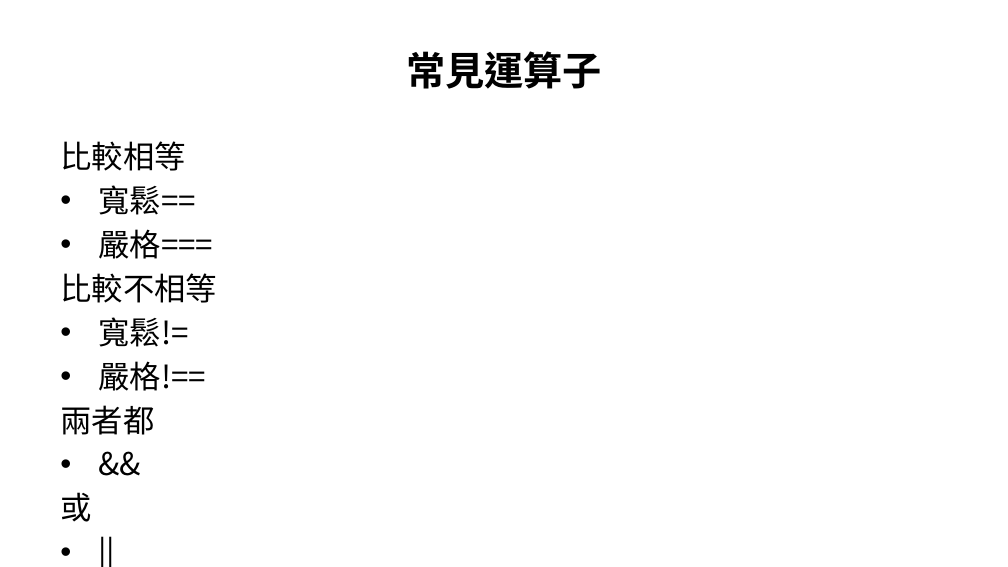
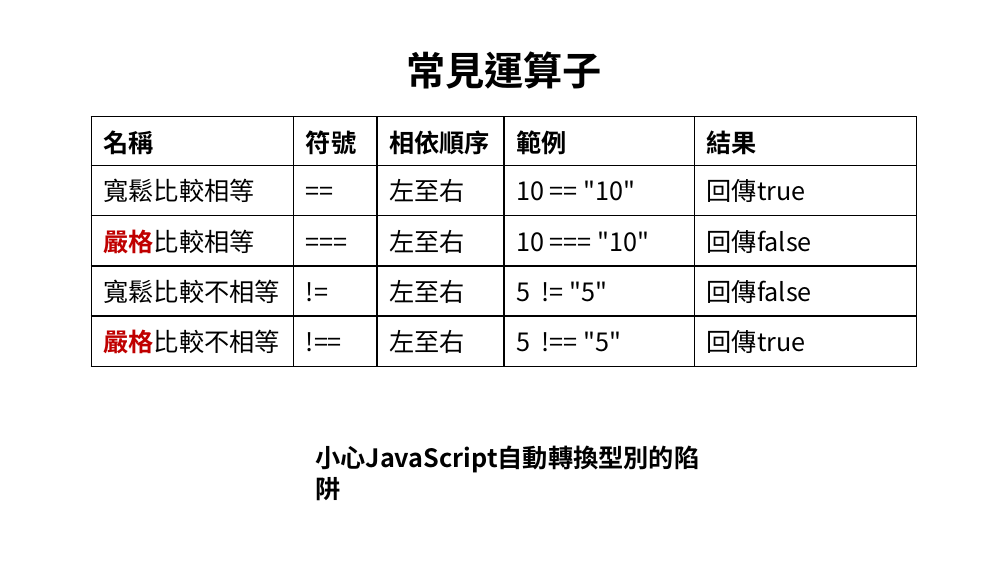
Before and after one commit to allen8101070/JavaScript-PPT, a slide deck: slide 34 of javaScript.pptx (slide 36 before the commit). Drawn at 1008x567 pixels with LibreOffice and Linux fonts; fonts in the diff are those of the drawing. Boxes give left, top, right and bottom in pixels: in the first picture for what was removed or moved away, otherwise in the second. Text is boxed around its words. In the diff, an @@ line names an element or a change of style, - is before the commit and + after.

Commit message:
運算子大綱完成

```diff
--- a/javaScript.pptx
+++ b/javaScript.pptx
@@ table added at <box>92,117,917,360</box>, 5 rows, 5 columns @@
+名稱 | 符號 | 相依順序 | 範例 | 結果
+寬鬆比較相等 | == | 左至右 | 10 == "10" | 回傳true
+嚴格比較相等 | === | 左至右 | 10 === "10" | 回傳false
+寬鬆比較不相等 | != | 左至右 | 5 != "5" | 回傳false
+嚴格比較不相等 | !== | 左至右 | 5 !== "5" | 回傳true
@@ text removed at <box>60,141,217,522</box> @@
-比較相等
-• 寬鬆==
-• 嚴格===
-比較不相等
-• 寬鬆!=
-• 嚴格!==
-兩者都
-• &&
-或
-• ||
@@ text added at <box>315,445,699,473</box>, 18 pt, text #000000, bold @@
+小心JavaScript自動轉換型別的陷阱
```
Also in this commit, not shown: 12 other slides changed, 6 slides added, 4 slides removed.
